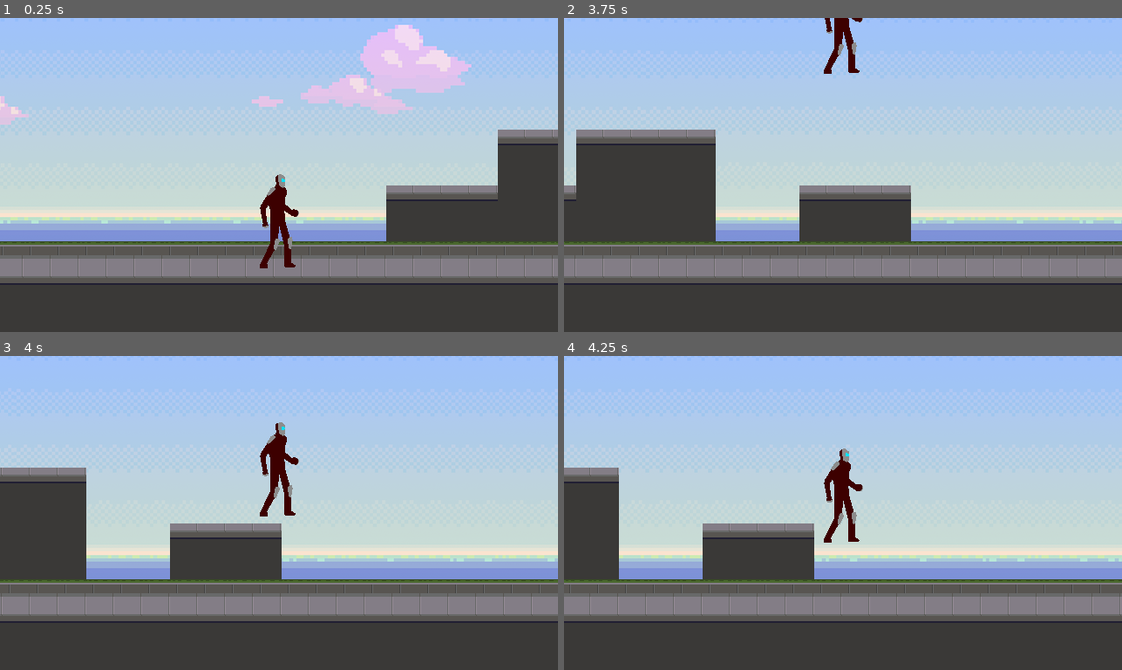
Above: before the commit, frames 1-4 (two rows, left to right).
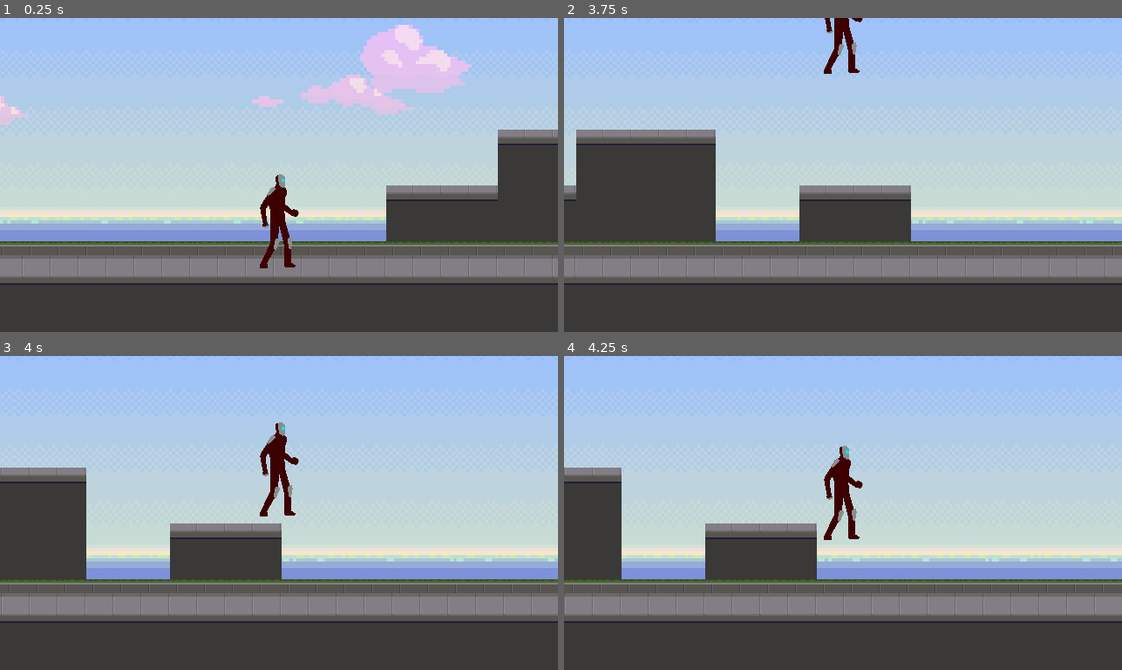
Above: after the commit, the same moments.

Repository: justinwash/HYPERVIZOR
Game: Godot game, scene res://Slice/Scenes/LevelSlice.tscn
Same seed, same stepped clock (60 frames per second), same inputs: the game is played once before the commit and once after it.
Inputs:
- Up to frame 1 (0.25 s): no input
- Up to frame 2 (3.75 s): tap Enter at 0.5 s; hold D (player_right) 0.53-2.03 s; tap W (player_up) at 0.77, 1.52, 3.02 s; hold A (player_left) 2.03-2.78 s; hold D (player_right) from 2.78 s (still down)
- Up to frame 3 (4 s): keep holding D (player_right); tap W (player_up) at 3.77 s
- Up to frame 4 (4.25 s): keep holding D (player_right); tap Escape (pause) at 4.15 s

Frames 1-3 are identical in both runs. In frame 4, 1.4% of the frame differs, in the area x 0-100%, y 14-83%.

Commit message:
implement pause menu

Diff:
--- a/HYPERVIZOR/Slice/Menus/Pause.gd
+++ b/HYPERVIZOR/Slice/Menus/Pause.gd
@@ -2,4 +2,5 @@
 
 func _physics_process(delta):
 	if Input.is_action_just_pressed("pause"):
-		get_tree().paused = true
+		get_tree().paused = !get_tree().paused
+		$MenuTitle.visible = ! $MenuTitle.visible
--- a/HYPERVIZOR/Slice/Scenes/LevelSlice.tscn
+++ b/HYPERVIZOR/Slice/Scenes/LevelSlice.tscn
@@ -1,11 +1,12 @@
-[gd_scene load_steps=9 format=2]
+[gd_scene load_steps=10 format=2]
 
 [ext_resource path="res://Slice/Tiles/Backrgound/stolen-background.png" type="Texture" id=1]
 [ext_resource path="res://Slice/Tiles/Floors/sidewalk.png" type="Texture" id=2]
 [ext_resource path="res://Slice/Tiles/Backrgound/sidewalk-short-wall.png" type="Texture" id=3]
 [ext_resource path="res://Slice/Tiles/Floors/street.png" type="Texture" id=4]
-[ext_resource path="res://Slice/Characters/Player.tscn" type="PackedScene" id=5]
-[ext_resource path="res://Slice/Menus/Pause.tscn" type="PackedScene" id=6]
+[ext_resource path="res://Slice/Menus/Pause.tscn" type="PackedScene" id=5]
+[ext_resource path="res://Slice/Menus/Pause.gd" type="Script" id=6]
+[ext_resource path="res://Slice/Characters/Player.tscn" type="PackedScene" id=7]
 
 [sub_resource type="ConvexPolygonShape2D" id=1]
 points = PoolVector2Array( 32, 32, 0, 32, 0, 0, 32, 0 )
@@ -62,13 +63,26 @@
 format = 1
 tile_data = PoolIntArray( 262154, 0, 0, 262155, 0, 0, 262156, 0, 0, 262157, 0, 0, 262158, 0, 0, 327690, 2, 0, 327691, 2 …(3771 unchanged characters)…
 
-[node name="Character" parent="." instance=ExtResource( 5 )]
+[node name="PauseMenu" type="Control" parent="." instance=ExtResource( 5 )]
+pause_mode = 2
+margin_left = 0.262672
+margin_top = 1.12646
+margin_right = 0.262672
+margin_bottom = 1.12646
+script = ExtResource( 6 )
+
+[node name="MenuTitle" type="Label" parent="PauseMenu"]
+visible = false
+margin_left = 45.3103
+margin_top = 30.9827
+margin_right = 96.3103
+margin_bottom = 44.9827
+text = "PAUSED"
+
+[node name="Character" parent="." instance=ExtResource( 7 )]
 position = Vector2( 69.1291, 227.844 )
 
 [node name="Camera2D" type="Camera2D" parent="Character"]
 current = true
 limit_top = 0
 limit_bottom = 360
-
-[node name="PauseMenu" parent="Character/Camera2D" instance=ExtResource( 6 )]
-position = Vector2( -69.1291, -227.844 )
